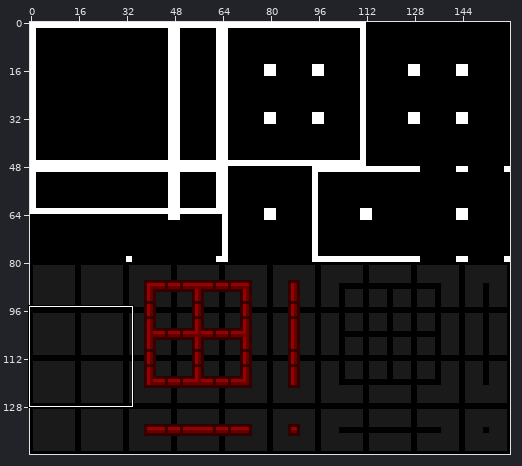
Pixel-art file, stored at assets/tiles.aseprite. Above, an overview of the earlier version with the close-up marked.
Close-up. Earlier state:
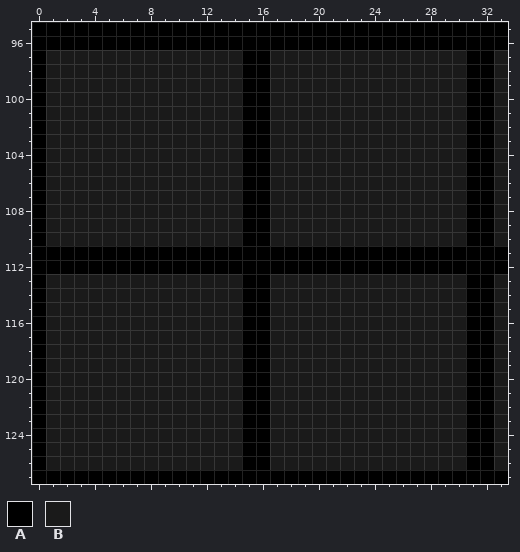
160x144 pixels, 1 frame. Shown: x 0..33, y 95..127.
Palette (. is transparent): A #000000  B #1a1a1a
Pixels before, first column x 0:
 95 AAAAAAAAAAAAAAAAAAAAAAAAAAAAAAAAAA
 96 AAAAAAAAAAAAAAAAAAAAAAAAAAAAAAAAAA
 97 ABBBBBBBBBBBBBBAABBBBBBBBBBBBBBAAB
 98 ABBBBBBBBBBBBBBAABBBBBBBBBBBBBBAAB
 99 ABBBBBBBBBBBBBBAABBBBBBBBBBBBBBAAB
100 ABBBBBBBBBBBBBBAABBBBBBBBBBBBBBAAB
101 ABBBBBBBBBBBBBBAABBBBBBBBBBBBBBAAB
102 ABBBBBBBBBBBBBBAABBBBBBBBBBBBBBAAB
103 ABBBBBBBBBBBBBBAABBBBBBBBBBBBBBAAB
104 ABBBBBBBBBBBBBBAABBBBBBBBBBBBBBAAB
105 ABBBBBBBBBBBBBBAABBBBBBBBBBBBBBAAB
106 ABBBBBBBBBBBBBBAABBBBBBBBBBBBBBAAB
107 ABBBBBBBBBBBBBBAABBBBBBBBBBBBBBAAB
108 ABBBBBBBBBBBBBBAABBBBBBBBBBBBBBAAB
109 ABBBBBBBBBBBBBBAABBBBBBBBBBBBBBAAB
110 ABBBBBBBBBBBBBBAABBBBBBBBBBBBBBAAB
111 AAAAAAAAAAAAAAAAAAAAAAAAAAAAAAAAAA
112 AAAAAAAAAAAAAAAAAAAAAAAAAAAAAAAAAA
113 ABBBBBBBBBBBBBBAABBBBBBBBBBBBBBAAB
114 ABBBBBBBBBBBBBBAABBBBBBBBBBBBBBAAB
115 ABBBBBBBBBBBBBBAABBBBBBBBBBBBBBAAB
116 ABBBBBBBBBBBBBBAABBBBBBBBBBBBBBAAB
117 ABBBBBBBBBBBBBBAABBBBBBBBBBBBBBAAB
118 ABBBBBBBBBBBBBBAABBBBBBBBBBBBBBAAB
119 ABBBBBBBBBBBBBBAABBBBBBBBBBBBBBAAB
120 ABBBBBBBBBBBBBBAABBBBBBBBBBBBBBAAB
121 ABBBBBBBBBBBBBBAABBBBBBBBBBBBBBAAB
122 ABBBBBBBBBBBBBBAABBBBBBBBBBBBBBAAB
123 ABBBBBBBBBBBBBBAABBBBBBBBBBBBBBAAB
124 ABBBBBBBBBBBBBBAABBBBBBBBBBBBBBAAB
125 ABBBBBBBBBBBBBBAABBBBBBBBBBBBBBAAB
126 ABBBBBBBBBBBBBBAABBBBBBBBBBBBBBAAB
127 AAAAAAAAAAAAAAAAAAAAAAAAAAAAAAAAAA
Now the later version:
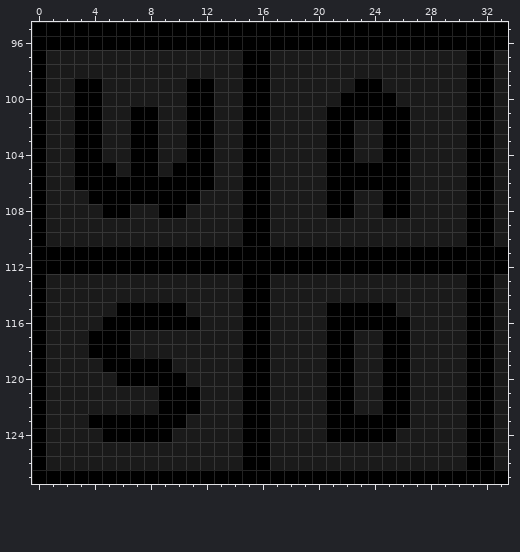
Difference:
y 99: x 3..4 BB -> AA; x 11..12 BB -> AA; x 23..24 BB -> AA
y 100: x 3..4 BB -> AA; x 11..12 BB -> AA; x 22..25 BBBB -> AAAA
y 101: x 3..4 BB -> AA; x 7..8 BB -> AA; x 11..12 BB -> AA; x 21..26 BBBBBB -> AAAAAA
y 102..104: x 3..4 BB -> AA; x 7..8 BB -> AA; x 11..12 BB -> AA; x 21..22 BB -> AA; x 25..26 BB -> AA
y 105: x 3..5 BBB -> AAA; x 7..8 BB -> AA; x 10..12 BBB -> AAA; x 21..26 BBBBBB -> AAAAAA
y 106: x 3..12 BBBBBBBBBB -> AAAAAAAAAA; x 21..26 BBBBBB -> AAAAAA
y 107: x 4..11 BBBBBBBB -> AAAAAAAA; x 21..22 BB -> AA; x 25..26 BB -> AA
y 108: x 5..6 BB -> AA; x 9..10 BB -> AA; x 21..22 BB -> AA; x 25..26 BB -> AA
y 115: x 6..10 BBBBB -> AAAAA; x 21..25 BBBBB -> AAAAA
y 116: x 5..11 BBBBBBB -> AAAAAAA; x 21..26 BBBBBB -> AAAAAA
y 117..118: x 4..6 BBB -> AAA; x 21..22 BB -> AA; x 25..26 BB -> AA
y 119: x 5..9 BBBBB -> AAAAA; x 21..22 BB -> AA; x 25..26 BB -> AA
y 120: x 6..10 BBBBB -> AAAAA; x 21..22 BB -> AA; x 25..26 BB -> AA
y 121..122: x 9..11 BBB -> AAA; x 21..22 BB -> AA; x 25..26 BB -> AA
y 123: x 4..10 BBBBBBB -> AAAAAAA; x 21..26 BBBBBB -> AAAAAA
y 124: x 5..9 BBBBB -> AAAAA; x 21..25 BBBBB -> AAAAA
Changed places in both close-ups, as pixel boxes (x1, y1, x2, y2):
changed: (74, 78, 214, 218)
changed: (326, 78, 410, 218)
changed: (88, 302, 200, 442)
changed: (326, 302, 410, 442)
